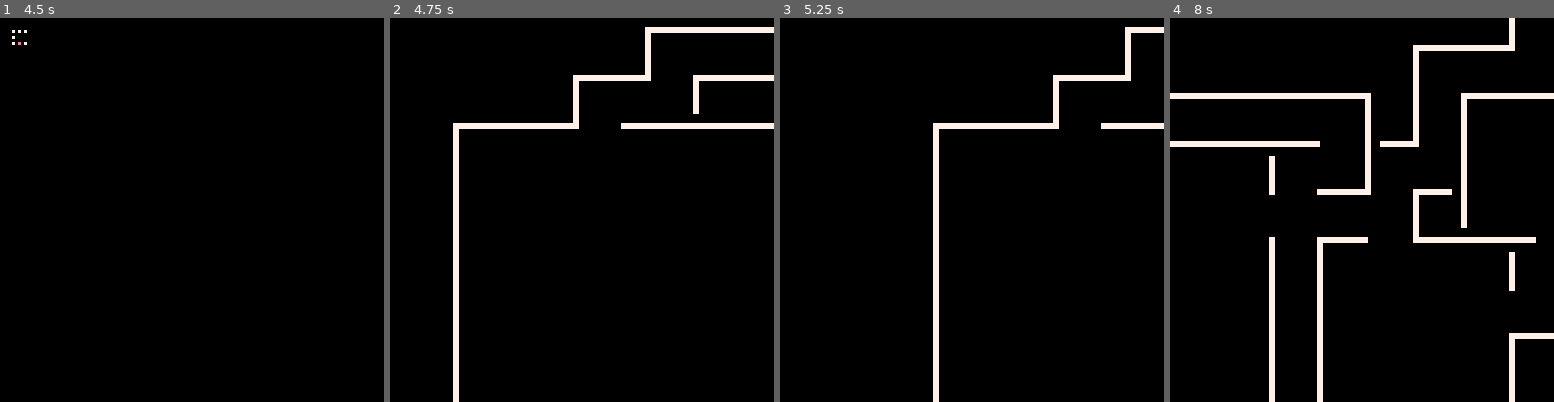
Above: before the commit, frames 1-4 (left to right).
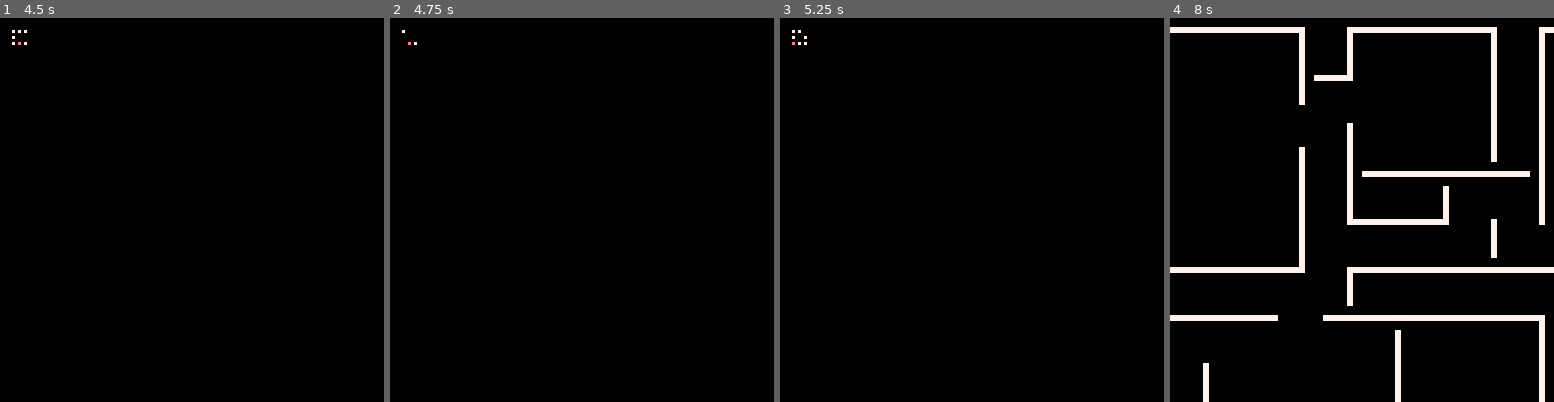
Above: after the commit, the same moments.

Repository: theRenard/PICO-8-Dungeon-Generator
Game: PICO-8 cartridge dungeon-generator.p8
Same seed, same stepped clock (60 frames per second), same inputs: the game is played once before the commit and once after it.
Inputs:
- Up to frame 1 (4.5 s): hold Right 1.6-2.1 s; hold Up 2.15-2.42 s; hold Right 2.47-3.03 s; hold Left 3.08-3.58 s; hold Down 3.63-3.97 s; hold Right from 4.02 s (still down)
- Up to frame 2 (4.75 s): release Right at 4.68 s; hold Up from 4.73 s (still down)
- Up to frame 3 (5.25 s): release Up at 5.03 s; hold Left from 5.08 s (still down)
- Up to frame 4 (8 s): release Left at 5.68 s; hold Down 5.73-6.03 s; hold Right 6.08-6.58 s; hold Right 6.63-7.13 s; hold Up 7.18-7.45 s; hold Right from 7.5 s (still down)

Frame 1 is identical in both runs. In frame 2, 3.9% of the frame differs, in the area x 3-100%, y 2-100%; in frame 3, 2.7%; in frame 4, 15%, in the area x 0-100%, y 0-100%.

Commit message:
Adjust room size for dungeon generation and update tileset rules for improved layout

Diff:
--- a/lua/generator.lua
+++ b/lua/generator.lua
@@ -12,7 +12,7 @@
 local dungeonWidth = 126  -- consider extra space for external walls
 local dungeonHeight = 126 -- consider extra space for external walls
 local numRoomTries = 1000 -- number of rooms to try, the greater the number, the more rooms
-local roomExtraSize = 8
+local roomExtraSize = 2
 local extraConnectorChance = 40
 local exits = 2
 
--- a/lua/tileset.lua
+++ b/lua/tileset.lua
@@ -18,5 +18,5 @@
   { 0b01001010, 34 },
   { 0b00011010, 19 },
 
-  { 0b01011010, 16 }
+  { 0b01011010, 35 }
 }
Not shown, changed: 30 lines of the sprite sheet (__gfx__) section of dungeon-generator.p8
